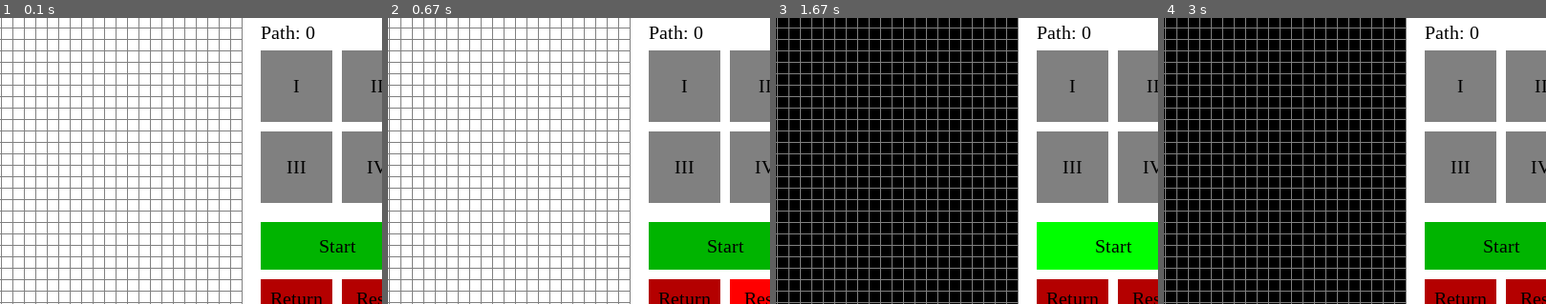
Above: before the commit, frames 1-4 (left to right).
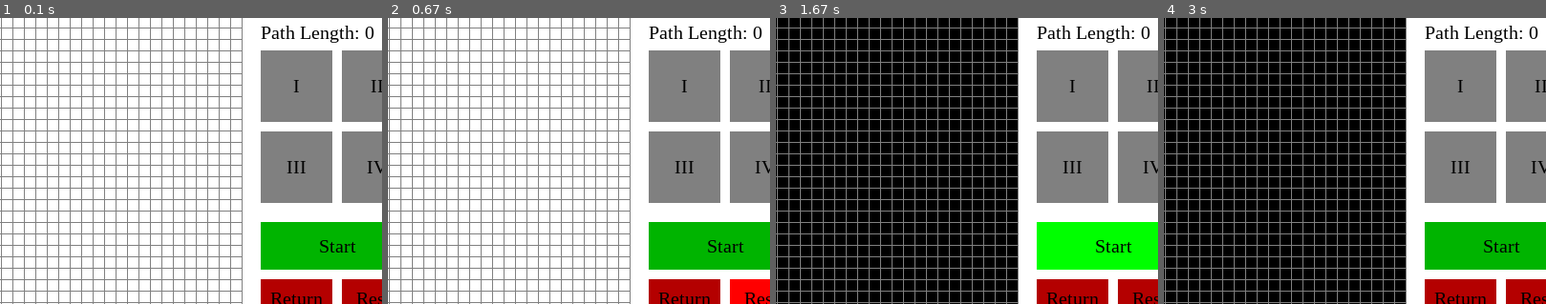
Above: after the commit, the same moments.

Repository: FelixBoegge/PathFinder_pygame
Game: pygame game, started from pathfinder.py
Same seed, same stepped clock (60 frames per second), same inputs: the game is played once before the commit and once after it.
Inputs (mouse positions are % of the whole screen's width and height, from its top left):
- Up to frame 1 (0.1 s): no input
- Up to frame 2 (0.67 s): click "Reset" at 0.38 s
- Up to frame 3 (1.67 s): click "A* PathFinder" at 0.72 s; click "I" at 1.05 s; click "Start" at 1.38 s
- Up to frame 4 (3 s): click "BFS PathFinder" at 1.72 s; click (50, 62) at 2.05 s; click "DFS PathFinder" at 2.88 s
The pictures show only the part of the screen within x 43-93%, y 44-94%; the shares and areas given below are measured in that part.

The runs differ from the first frame. In frame 1, 0.4% of the frame differs, in the area x 77-98%, y 2-9%; in frame 2, 0.4%; in frame 3, 0.4%; in frame 4, 0.4%.

Commit message:
minor changes

Diff:
--- a/pathfinder.py
+++ b/pathfinder.py
@@ -84,11 +84,10 @@
             path_length = reconstruct_path(came_from, end, draw)
             start.make_start()
             end.make_end()
-            print(f"Steps: {steps}")
-            print(f"Path length: {path_length}")
             return steps, path_length
 
         steps += 1
+
         for neighbor in current.neighbors:
             temp_g_score = g_score[current] + 1
 
@@ -141,11 +140,10 @@
             path_length = reconstruct_path(came_from, end, draw)
             start.make_start()
             end.make_end()
-            print(f"Steps: {steps}")
-            print(f"Path length: {path_length}")
             return steps, path_length
 
         steps += 1
+
         for neighbor in current.neighbors:
             if neighbor.is_blank() or neighbor.is_end() and neighbor not in visited:
                 came_from[neighbor] = current
@@ -192,9 +190,8 @@
             path_length = reconstruct_path(came_from, end, draw)
             start.make_start()
             end.make_end()
-            print(f"Steps: {steps}")
-            print(f"Path length: {path_length}")
             return steps, path_length
+
         steps += 1
 
         for neighbor in current.neighbors:
@@ -241,7 +238,7 @@
         buttons[button].draw_button(win)
 
     win.blit(record_font.render(f'Steps: {steps}', True, BLACK), (620, 240))
-    win.blit(record_font.render(f'Path: {path_length}', True, BLACK), (620, 270))
+    win.blit(record_font.render(f'Path Length: {path_length}', True, BLACK), (620, 270))
 
     draw_grid(win, rows, size)
     pygame.display.update()
